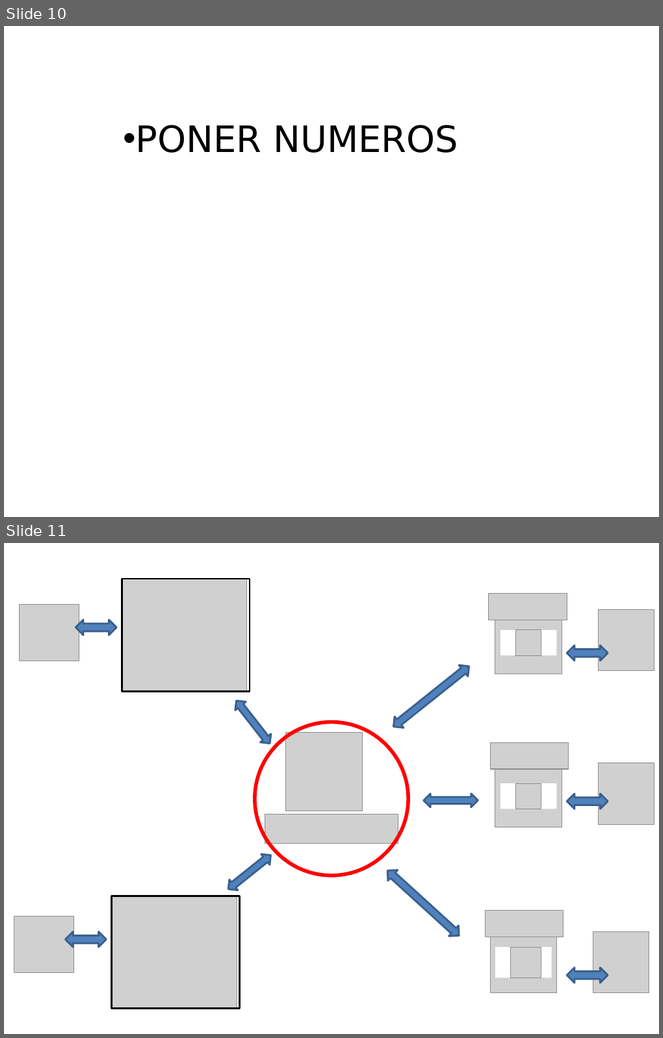
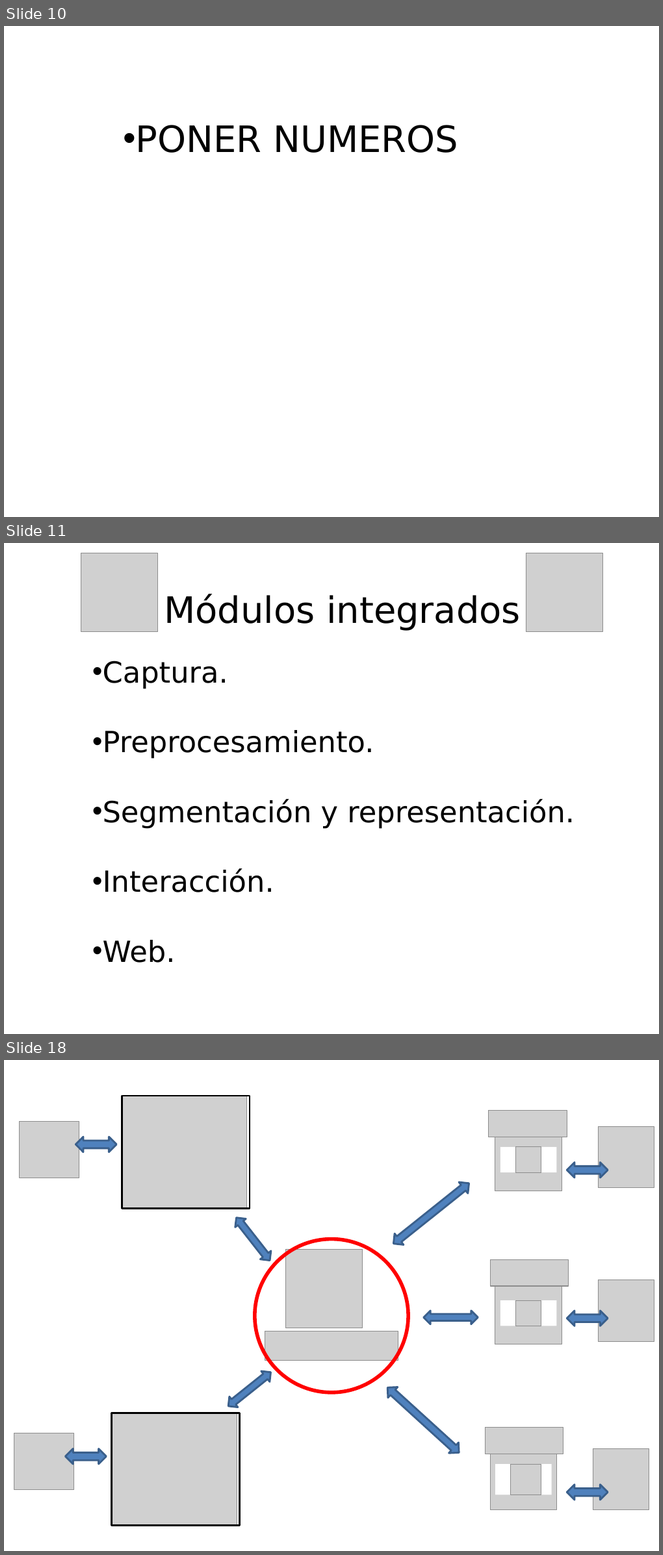
Before and after one commit to elcapo04/utn-frc-dlc-2011-liberal-peker, a slide deck: Proyecto final/Exposiciones/PresProyfinal.pptx. Shown one above the other, each under a label of ours: slides 10 and 11 before the commit, slides 10, 11 and 18 after it; the slides between them are not shown. The pictures are 663x1038 and 663x1555 pixels, drawn with LibreOffice and Linux fonts; fonts in the diff are those of the drawing; grey boxes stand for pictures. Boxes give left, top, right and bottom in pixels: in the first picture for what was removed or moved away, otherwise in the second. Text is boxed around its words. In the diff, an @@ line names an element or a change of style, - is before the commit and + after.

```diff
--- a/Proyecto final/Exposiciones/PresProyfinal.pptx
+++ b/Proyecto final/Exposiciones/PresProyfinal.pptx
@@ slide 11 added at (4, 543, 659, 1034), background #FFFFFF @@
@@ picture added at (81, 553, 157, 632) @@
@@ picture added at (526, 553, 603, 632) @@
@@ text added at (164, 594, 521, 631), 40 pt, text #000000 @@
+Módulos integrados
@@ text added at (103, 661, 575, 963), 32 pt, text #000000 @@
+• Captura.
+• Preprocesamiento.
+• Segmentación y representación.
+• Interacción.
+• Web.
@@ what was slide 11 is now slide 18 @@
```
Also in this commit, not shown: 8 other slides added, 1 slide removed.
